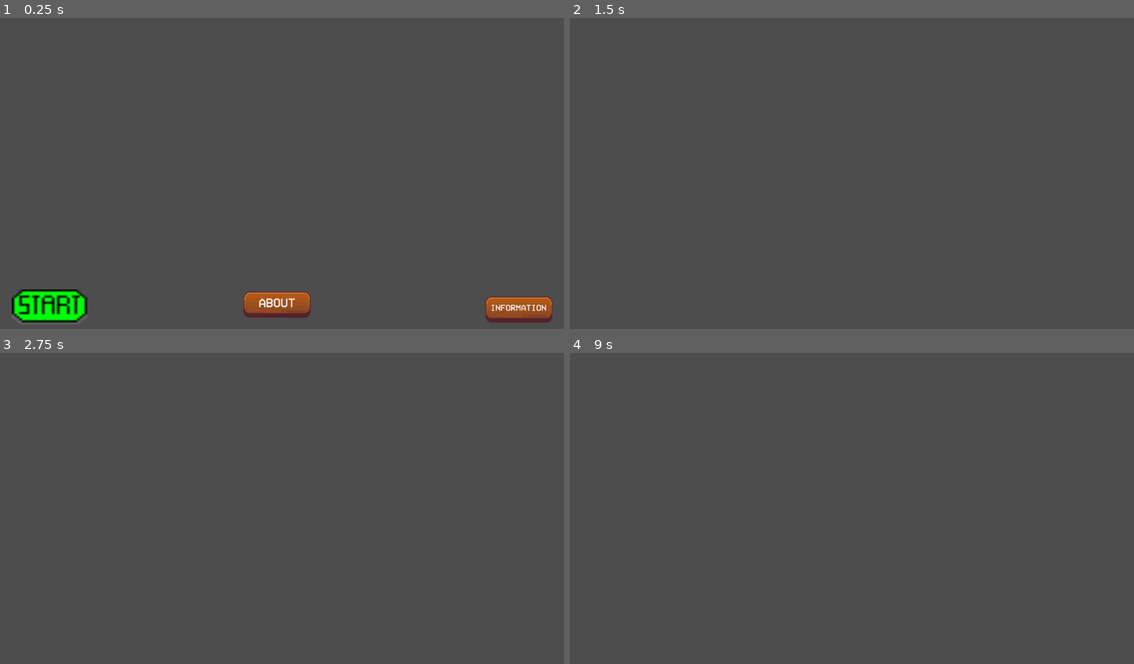
Above: before the commit, frames 1-4 (two rows, left to right).
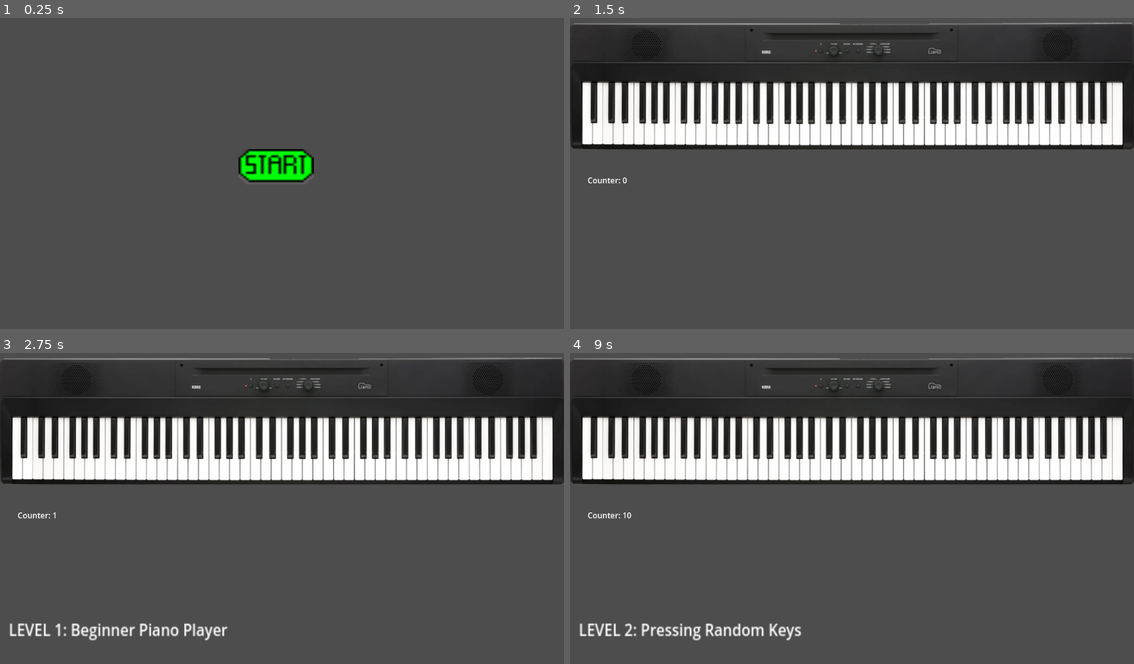
Above: after the commit, the same moments.

Repository: ArsenicBite/FunctionalPiano
Game: Godot game, scene res://HomePage.tscn
Two runs of this game, one before a commit and one after it. Both use one fixed random seed, a clock stepped at 60 frames per second and the inputs below.
Inputs (mouse positions are in pixels of both pictures, inside the frame that each line leads up to):
- Up to frame 1 (0.25 s): no input
- Up to frame 2 (1.5 s): click (1088, 310) at 0.52 s; click (846, 167) at 1.27 s
- Up to frame 3 (2.75 s): click (16, 449) at 2.02 s
- Up to frame 4 (9 s): click (598, 449) at 2.77 s; click (609, 449) at 3.52 s; click (620, 449) at 4.27 s; click (626, 446) at 5.02 s; click (637, 449) at 5.77 s; click (648, 449) at 6.52 s; click (660, 449) at 7.27 s; click (671, 449) at 8.02 s; click (682, 449) at 8.77 s

The runs differ from the first frame. In frame 1, 4.6% of the frame differs, in the area x 2-98%, y 42-98%; in frame 2, 35%; in frame 3, 36%; in frame 4, 36%, in the area x 0-100%, y 1-93%.

Commit message:
Work

Diff:
--- a/music-assaignment/HomePage.tscn
+++ b/music-assaignment/HomePage.tscn
@@ -1,22 +1,18 @@
-[gd_scene load_steps=9 format=3 uid="uid://dyne4eq26lffm"]
+[gd_scene load_steps=5 format=3 uid="uid://dyne4eq26lffm"]
 
 [ext_resource type="Script" path="res://home_page.gd" id="1_uhyve"]
 [ext_resource type="Texture2D" uid="uid://w3llrc7f6c5n" path="res://Buttons/Unpressed.png" id="2_mdpmb"]
-[ext_resource type="Texture2D" uid="uid://boykru8bmph0p" path="res://Buttons/about01.png" id="3_3kih0"]
-[ext_resource type="Texture2D" uid="uid://b0oe4quonqmfe" path="res://Buttons/information01.png" id="3_5edre"]
 [ext_resource type="Script" path="res://play.gd" id="3_gpnl3"]
 [ext_resource type="Texture2D" uid="uid://0iyhk1vr1fr6" path="res://Buttons/Pressed2.png" id="3_k7a5j"]
-[ext_resource type="Texture2D" uid="uid://sf3v7otaafoj" path="res://Buttons/about03.png" id="4_t617l"]
-[ext_resource type="Texture2D" uid="uid://m8jkakb3uian" path="res://Buttons/information03.png" id="4_xd6mt"]
 
 [node name="Scene" type="Node2D"]
 script = ExtResource("1_uhyve")
 
 [node name="Play" type="TextureButton" parent="."]
-offset_left = 24.0
-offset_top = 564.0
-offset_right = 168.0
-offset_bottom = 636.0
+offset_left = 487.0
+offset_top = 277.0
+offset_right = 631.0
+offset_bottom = 349.0
 scale = Vector2(1.06986, 1.05474)
 texture_normal = ExtResource("2_mdpmb")
 texture_hover = ExtResource("3_k7a5j")
@@ -24,22 +20,4 @@
 script = ExtResource("3_gpnl3")
 metadata/_edit_use_anchors_ = true
 
-[node name="Information" type="TextureButton" parent="."]
-offset_left = 988.0
-offset_top = 570.0
-offset_right = 1132.0
-offset_bottom = 642.0
-texture_normal = ExtResource("3_5edre")
-texture_hover = ExtResource("4_xd6mt")
-
-[node name="About" type="TextureButton" parent="."]
-offset_left = 494.0
-offset_top = 560.0
-offset_right = 638.0
-offset_bottom = 632.0
-texture_normal = ExtResource("3_3kih0")
-texture_hover = ExtResource("4_t617l")
-
 [connection signal="pressed" from="Play" to="." method="_on_play_pressed"]
-[connection signal="pressed" from="Information" to="." method="_on_information_pressed"]
-[connection signal="pressed" from="About" to="." method="_on_about_pressed"]
Binary file added: music-assaignment/200w.gif
Binary file added: music-assaignment/Buttons/200w.gif
